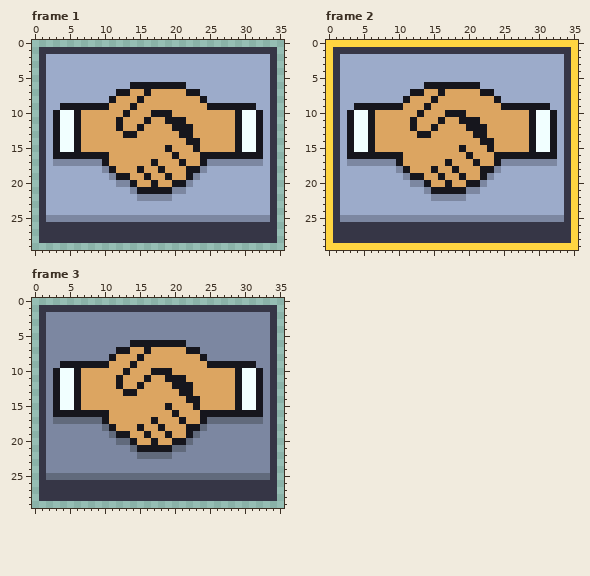
Two states of a pixel-art file, sprites/draw.aseprite. That is the earlier state.
36x30 pixels, 3 frames. Colours within 5 levels of each other are drawn and written as one. Shown: frame 1, frame 2, frame 3.
After the commit:
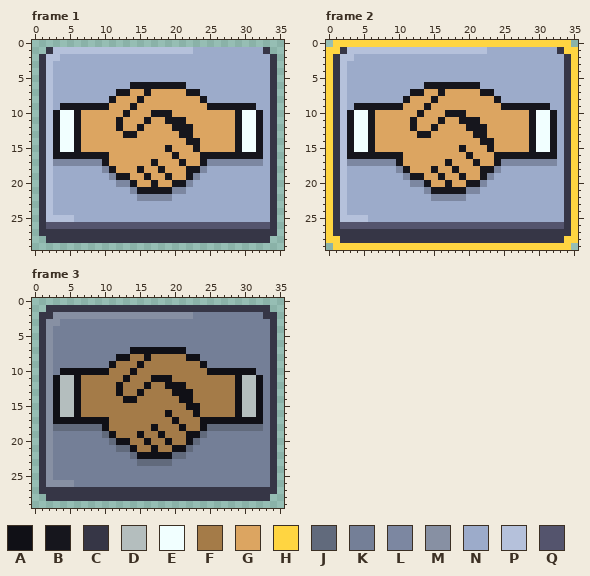
Palette (. is transparent): A #101016  B #16161d  C #363646  D #b4bebe  E #f1ffff  F #a47b48  G #dca561  H #ffd541  J #616a7c  K #747f97  L #7c87a1  M #8790a3  N #9cabca  P #b5c1db  Q #54546d
From old to new:
layer "bg dark" removed
Frame 1, layers "deco", "hand":
y 1: x 1 C -> .; x 3..32 CCCCCCCCCCCCCCCCCCCCCCCCCCCCCC -> PPPPPPPPPPPPPPPPPPPPNNNNNNNNNN; x 34 C -> .
y 2: x 2..3 NN -> PP
y 3..24: x 2 N -> P
y 25: x 2..33 LLLLLLLLLLLLLLLLLLLLLLLLLLLLLLLL -> PPPPNNNNNNNNNNNNNNNNNNNNNNNNNNNN
y 26: x 2..33 CCCCCCCCCCCCCCCCCCCCCCCCCCCCCCCC -> QQQQQQQQQQQQQQQQQQQQQQQQQQQQQQQQ
y 28: x 1 C -> .; x 34 C -> .
Frame 2, layers "deco", "hand":
y 0: x 0 H -> .; x 35 H -> .
y 1: x 1 C -> H; x 3..32 CCCCCCCCCCCCCCCCCCCCCCCCCCCCCC -> PPPPPPPPPPPPPPPPPPPPNNNNNNNNNN; x 34 C -> H
y 2: x 2..3 NN -> PP
y 3..24: x 2 N -> P
y 25: x 2..33 LLLLLLLLLLLLLLLLLLLLLLLLLLLLLLLL -> PPPPNNNNNNNNNNNNNNNNNNNNNNNNNNNN
y 26: x 2..33 CCCCCCCCCCCCCCCCCCCCCCCCCCCCCCCC -> QQQQQQQQQQQQQQQQQQQQQQQQQQQQQQQQ
y 28: x 1 C -> H; x 34 C -> H
y 29: x 0 H -> .; x 35 H -> .
Frame 3, layers "deco", "hand", "bg":
y 1: x 1 C -> .; x 34 C -> .
y 2: x 2..33 LLLLLLLLLLLLLLLLLLLLLLLLLLLLLLLL -> CMMMMMMMMMMMMMMMMMMMMKKKKKKKKKKC
y 3: x 2..33 LLLLLLLLLLLLLLLLLLLLLLLLLLLLLLLL -> MMKKKKKKKKKKKKKKKKKKKKKKKKKKKKKK
y 4..5: x 2..33 LLLLLLLLLLLLLLLLLLLLLLLLLLLLLLLL -> MKKKKKKKKKKKKKKKKKKKKKKKKKKKKKKK
y 6: x 2..33 LLLLLLLLLLLLBBBBBBBBLLLLLLLLLLLL -> MKKKKKKKKKKKKKKKKKKKKKKKKKKKKKKK
y 7: x 2..33 LLLLLLLLLLBBGGBGGGGGBBLLLLLLLLLL -> MKKKKKKKKKKKAAAAAAAAKKKKKKKKKKKK
y 8: x 2..33 LLLLLLLLLBGGGBGGGGGGGGBLLLLLLLLL -> MKKKKKKKKKAAFFAFFFFFAAKKKKKKKKKK
y 9: x 2..33 LLBBBBBBBGGGBGGGGGGGGGGBBBBBBBLL -> MKKKKKKKKAFFFAFFFFFFFFAKKKKKKKKK
y 10: x 2..33 LBEEBGGGGGGBGGGBBBGGGGGGGGGBEEBL -> MKAAAAAAAFFFAFFFFFFFFFFAAAAAAAKK
y 11: x 2..33 LBEEBGGGGGBGGGBGGBBBGGGGGGGBEEBL -> MADDAFFFFFFAFFFAAAFFFFFFFFFADDAK
y 12: x 2..33 LBEEBGGGGGBGGBGGGGBBBGGGGGGBEEBL -> MADDAFFFFFAFFFAFFAAAFFFFFFFADDAK
y 13: x 2..33 LBEEBGGGGGGBBGGGGGGBBGGGGGGBEEBL -> MADDAFFFFFAFFAFFFFAAAFFFFFFADDAK
y 14: x 2..33 LBEEBGGGGGGGGGGGGGGGBBGGGGGBEEBL -> MADDAFFFFFFAAFFFFFFAAFFFFFFADDAK
y 15: x 2..33 LBEEBGGGGGGGGGGGGBGGGBGGGGGBEEBL -> MADDAFFFFFFFFFFFFFFFAAFFFFFADDAK
y 16: x 2..33 LBBBBBBBBGGGGGGGGGBGGGBBBBBBBBBL -> MADDAFFFFFFFFFFFFAFFFAFFFFFADDAK
y 17: x 2..33 LJJJJJJJBGGGGGGBGGGBGGBJJJJJJJJL -> MAAAAAAAAFFFFFFFFFAFFFAAAAAAAAAK
y 18: x 2..33 LLLLLLLLJBGGGBGGBGGGBBJLLLLLLLLL -> MJJJJJJJAFFFFFFAFFFAFFAJJJJJJJJK
y 19: x 2..33 LLLLLLLLLJBBGGBGGBGGBJLLLLLLLLLL -> MKKKKKKKJAFFFAFFAFFFAAJKKKKKKKKK
y 20: x 2..33 LLLLLLLLLLJJBGGBGGBBJLLLLLLLLLLL -> MKKKKKKKKJAAFFAFFAFFAJKKKKKKKKKK
y 21: x 2..33 LLLLLLLLLLLLJBBBBBJJLLLLLLLLLLLL -> MKKKKKKKKKJJAFFAFFAAJKKKKKKKKKKK
y 22: x 2..33 LLLLLLLLLLLLLJJJJJLLLLLLLLLLLLLL -> MKKKKKKKKKKKJAAAAAJJKKKKKKKKKKKK
y 23: x 2..33 LLLLLLLLLLLLLLLLLLLLLLLLLLLLLLLL -> MKKKKKKKKKKKKJJJJJKKKKKKKKKKKKKK
y 24: x 2..33 LLLLLLLLLLLLLLLLLLLLLLLLLLLLLLLL -> MKKKKKKKKKKKKKKKKKKKKKKKKKKKKKKK
y 25: x 2..33 JJJJJJJJJJJJJJJJJJJJJJJJJJJJJJJJ -> MKKKKKKKKKKKKKKKKKKKKKKKKKKKKKKK
y 26: x 2..33 CCCCCCCCCCCCCCCCCCCCCCCCCCCCCCCC -> MMMMKKKKKKKKKKKKKKKKKKKKKKKKKKKK
y 28: x 1 C -> .; x 34 C -> .
Where, in picture pixels (left, top, right, bottom), the same in both pictures:
changed: (39, 47, 277, 243)
changed: (326, 40, 578, 250)
changed: (39, 305, 277, 501)
